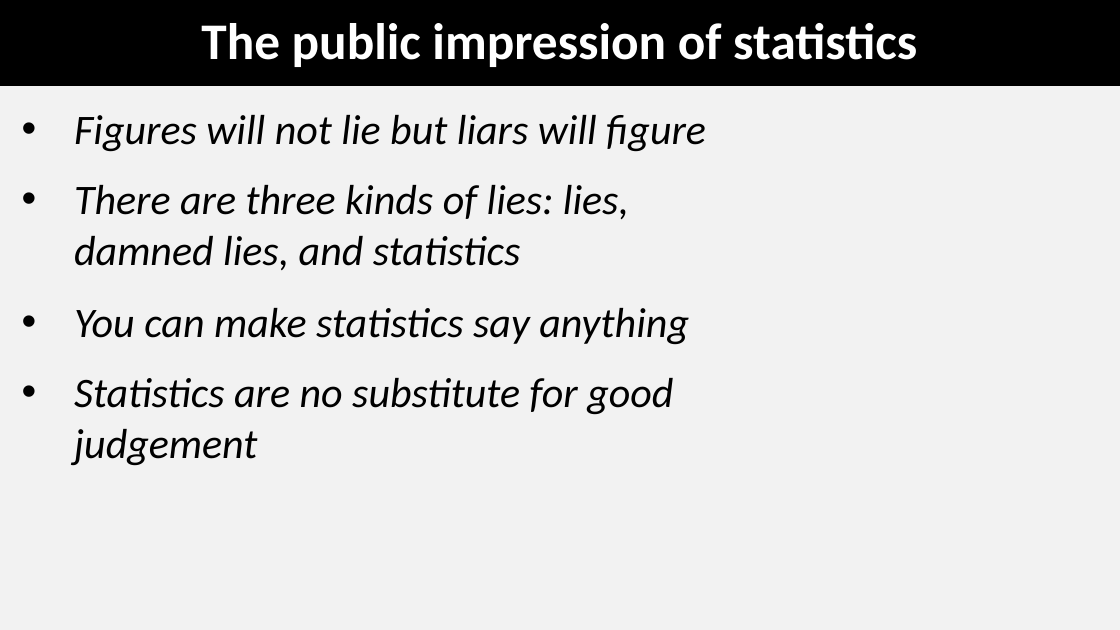
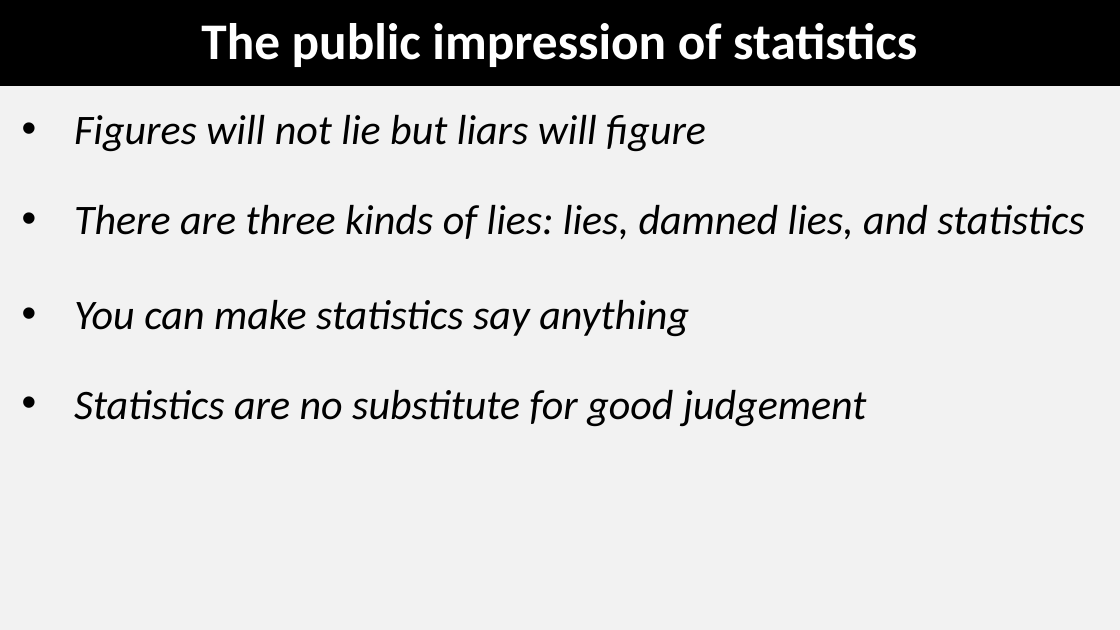
Before and after one commit to coleoguy/coleoguy.github.io, a slide deck: slide 3 of teaching/expdes/lec1.pptx. Drawn at 1120x630 pixels with LibreOffice and Linux fonts; fonts in the diff are those of the drawing. Boxes give left, top, right and bottom in pixels: in the first picture for what was removed or moved away, otherwise in the second. Text is boxed around its words. In the diff, an @@ line names an element or a change of style, - is before the commit and + after.

```diff
--- a/teaching/expdes/lec1.pptx
+++ b/teaching/expdes/lec1.pptx
@@ text "Figures will not lie but ..." rewrapped from [74, 115, 706, 466] to [74, 115, 1084, 427] @@
```
Also in this commit, not shown: 6 other slides changed, 21 other files.
